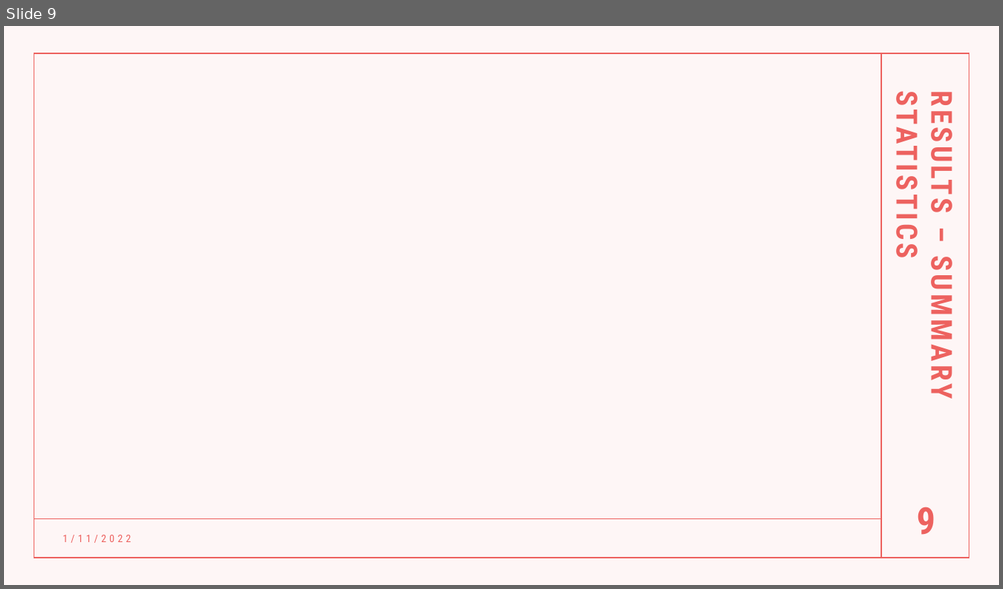
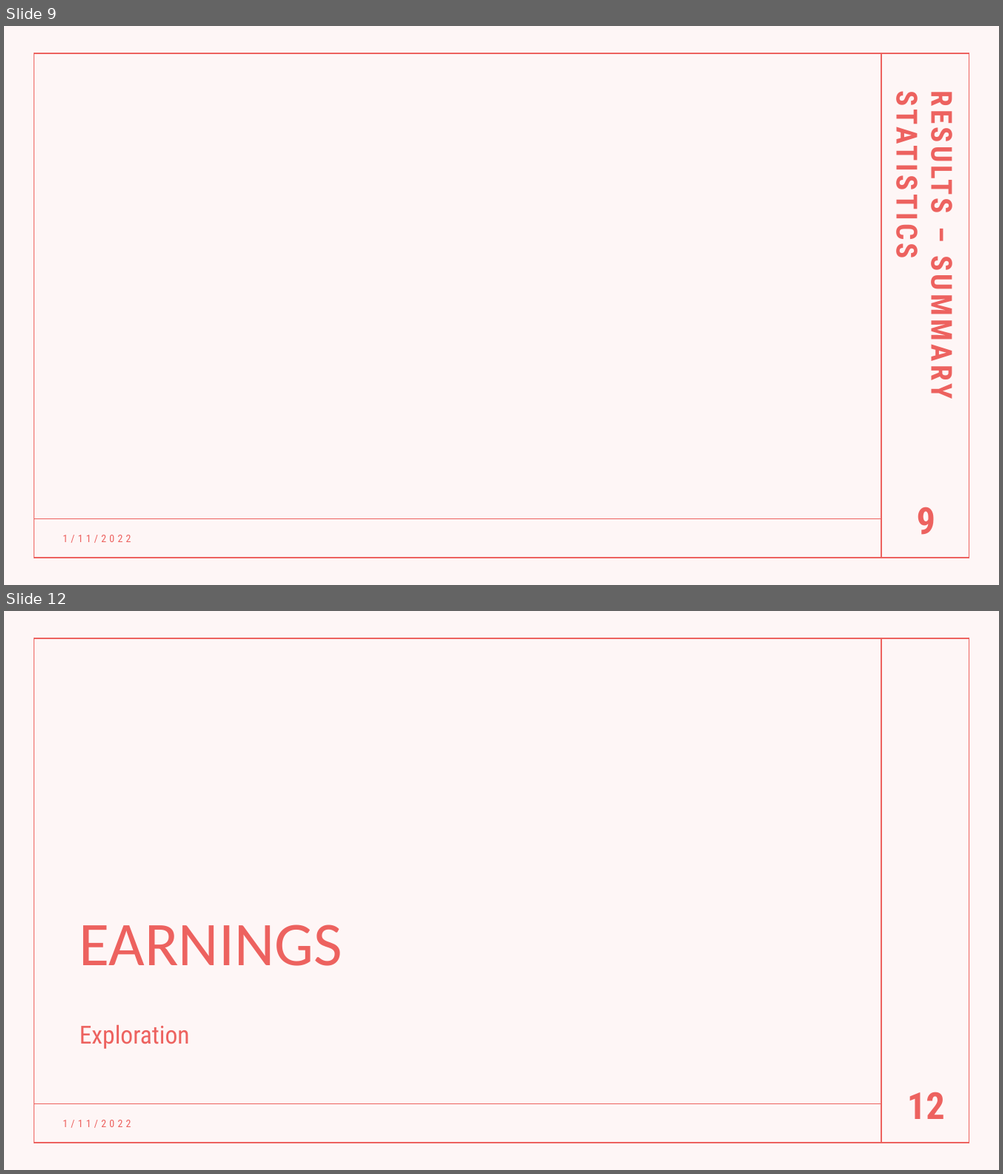
Before and after one commit to AlbiKovi/DSO110---Final-Group-Project, a slide deck: Is the Mega Millions a Mega Trap.pptm. Shown one above the other, each under a label of ours: slide 9 before the commit, slides 9 and 12 after it; the slides between them are not shown. The pictures are 1003x589 and 1003x1174 pixels, drawn with LibreOffice and Linux fonts; fonts in the diff are those of the drawing. Boxes give left, top, right and bottom in pixels: in the first picture for what was removed or moved away, otherwise in the second. Text is boxed around its words. In the diff, an @@ line names an element or a change of style, - is before the commit and + after.

```diff
--- a/Is the Mega Millions a Mega Trap.pptm
+++ b/Is the Mega Millions a Mega Trap.pptm
@@ slide 12 added at (4, 611, 999, 1170), background #FFFFFF; not listed: 4 template elements that a slide beside it also shows @@
@@ title added at (79, 925, 342, 966), 60 pt, text #ED625F @@
+EARNINGS
@@ text added at (79, 1025, 190, 1049), 24 pt, text #ED625F @@
+Exploration
@@ page number added at (907, 1092, 945, 1119), 36 pt, text #ED625F, bold @@
+12
@@ text added at (62, 1120, 131, 1128), 10 pt, text #ED625F @@
+1/11/2022
```
Also in this commit, not shown: 3 slides changed, 4 other slides added.
